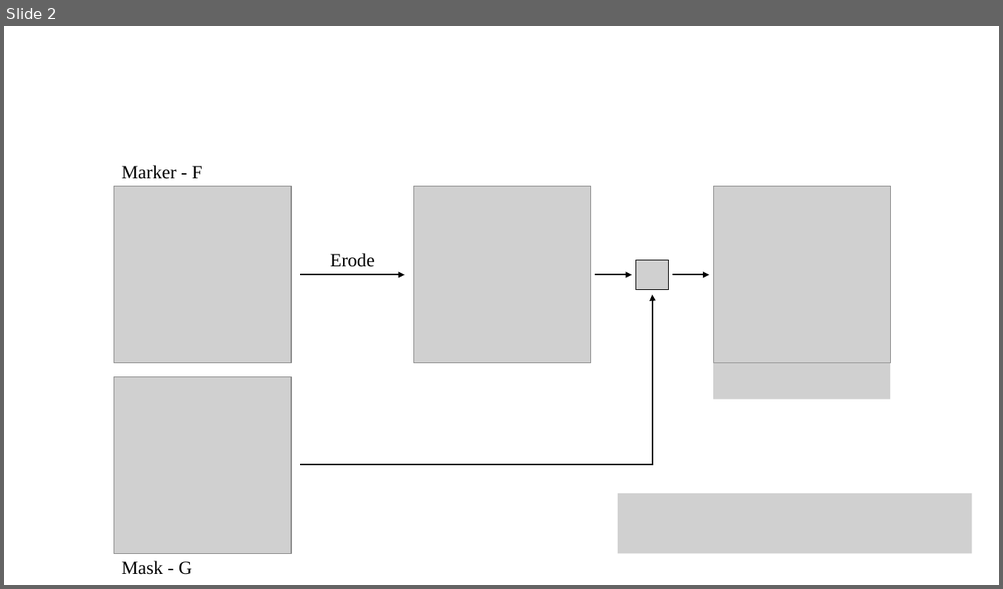
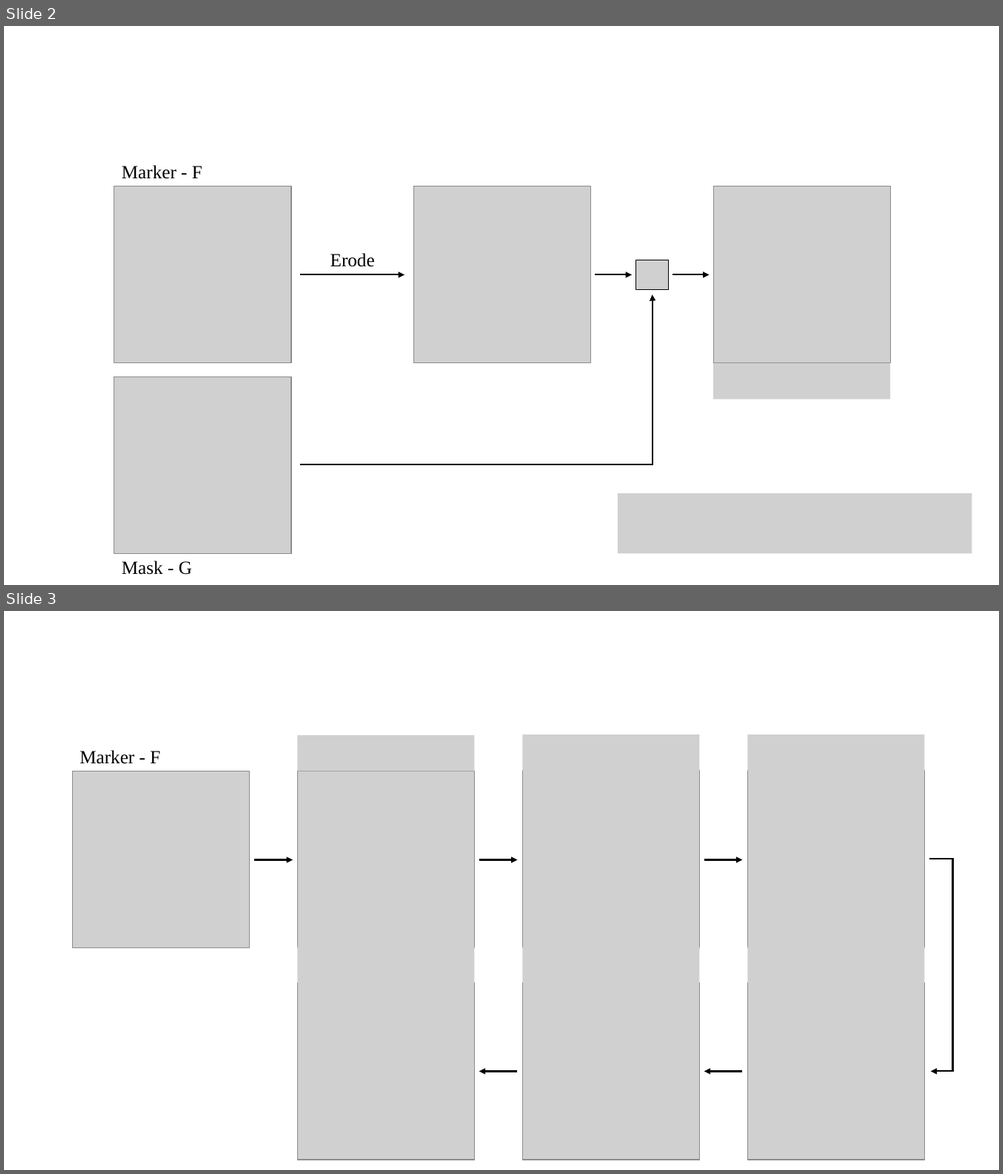
Before and after one commit to ChristianSieh/PointProcessing, a slide deck: Images/Presentation/Matt_Slides.pptx. Shown one above the other, each under a label of ours: slide 2 before the commit, slides 2 and 3 after it. The pictures are 1003x589 and 1003x1174 pixels, drawn with LibreOffice and Linux fonts; fonts in the diff are those of the drawing; grey boxes stand for pictures. Boxes give left, top, right and bottom in pixels: in the first picture for what was removed or moved away, otherwise in the second. Text is boxed around its words. In the diff, an @@ line names an element or a change of style, - is before the commit and + after.

Commit message:
Added Reconstruction by Dilation slide

```diff
--- a/Images/Presentation/Matt_Slides.pptx
+++ b/Images/Presentation/Matt_Slides.pptx
@@ slide 3 added at bbox=[4, 611, 999, 1170], background #FFFFFF @@
@@ picture added at bbox=[297, 735, 474, 772] @@
@@ picture added at bbox=[523, 735, 700, 771] @@
@@ picture added at bbox=[747, 735, 924, 771] @@
@@ text added at bbox=[79, 750, 160, 764], 18 pt, text #000000 @@
+Marker - F
@@ picture added at bbox=[73, 772, 250, 948] @@
@@ picture added at bbox=[297, 772, 474, 948] @@
@@ picture added at bbox=[523, 771, 700, 948] @@
@@ picture added at bbox=[747, 771, 924, 948] @@
@@ arrow added from (255, 860) to (293, 860), #000000 1.5 pt @@
@@ arrow added from (479, 860) to (518, 860), #000000 1.5 pt @@
@@ arrow added from (704, 860) to (743, 860), #000000 1.5 pt @@
@@ elbow arrow added from (930, 860) to (930, 1072), #000000 1.5 pt @@
@@ picture added at bbox=[297, 948, 474, 983] @@
@@ picture added at bbox=[523, 948, 700, 983] @@
@@ picture added at bbox=[747, 948, 924, 983] @@
@@ picture added at bbox=[297, 983, 474, 1160] @@
@@ picture added at bbox=[523, 983, 700, 1160] @@
@@ picture added at bbox=[747, 983, 924, 1160] @@
@@ arrow added from (518, 1072) to (479, 1072), #000000 1.5 pt @@
@@ arrow added from (743, 1072) to (704, 1072), #000000 1.5 pt @@
```
